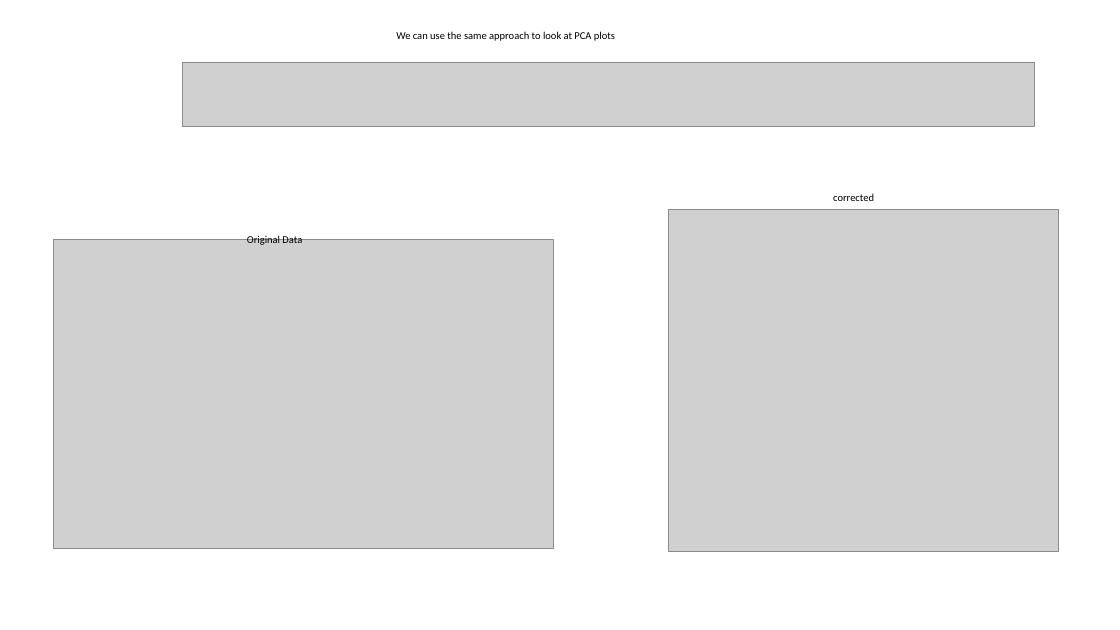
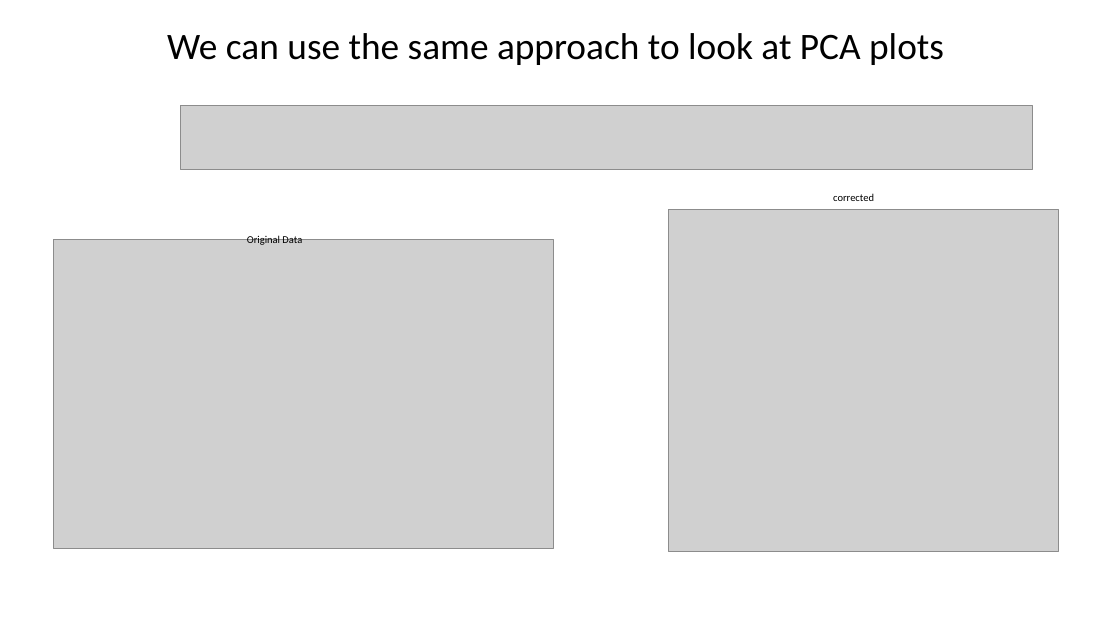
Before and after one commit to jraab/GNET749_RNAseq, a slide deck: slide 20 of lectures/2023_GNET749_Lecture6_Batch_ExpDesign.pptx. Drawn at 1120x630 pixels with LibreOffice and Linux fonts; fonts in the diff are those of the drawing; grey boxes stand for pictures. Boxes give left, top, right and bottom in pixels: in the first picture for what was removed or moved away, otherwise in the second. Text is boxed around its words. In the diff, an @@ line names an element or a change of style, - is before the commit and + after.

```diff
--- a/lectures/2023_GNET749_Lecture6_Batch_ExpDesign.pptx
+++ b/lectures/2023_GNET749_Lecture6_Batch_ExpDesign.pptx
@@ text "We can use the same ...": place and size @@
-text "We can use the same ..." at bbox=[396, 31, 615, 41]
+text "We can use the same ..." at bbox=[167, 33, 944, 65]
@@ text "We can use the same ..." at bbox=[167, 33, 944, 65]: size 9 to 32 pt @@
@@ picture: place and size @@
-picture at bbox=[183, 62, 1035, 127]
+picture at bbox=[181, 105, 1033, 170]
```
Also in this commit, not shown: 15 other slides changed, 1 slide added, 2 slides removed, 7 other files.
